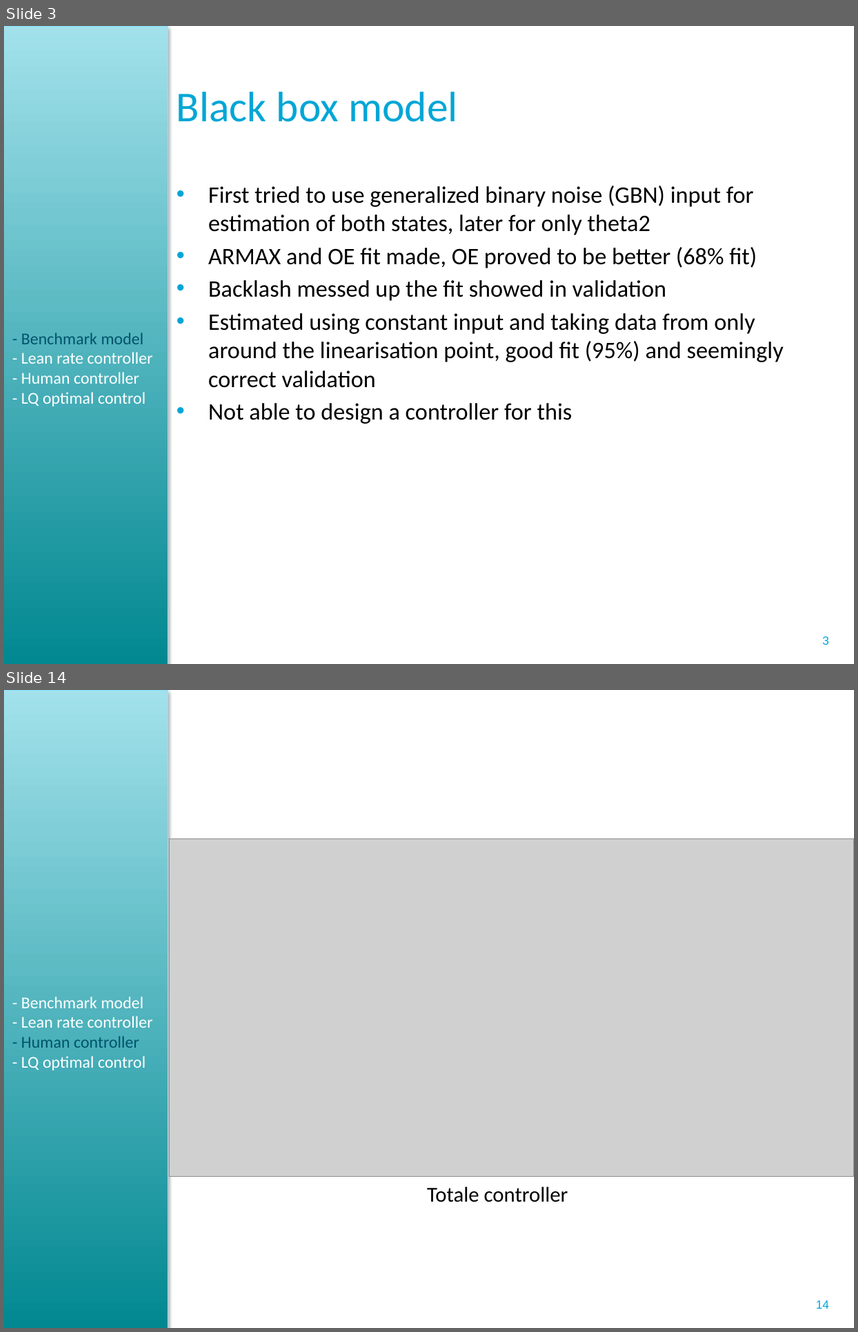
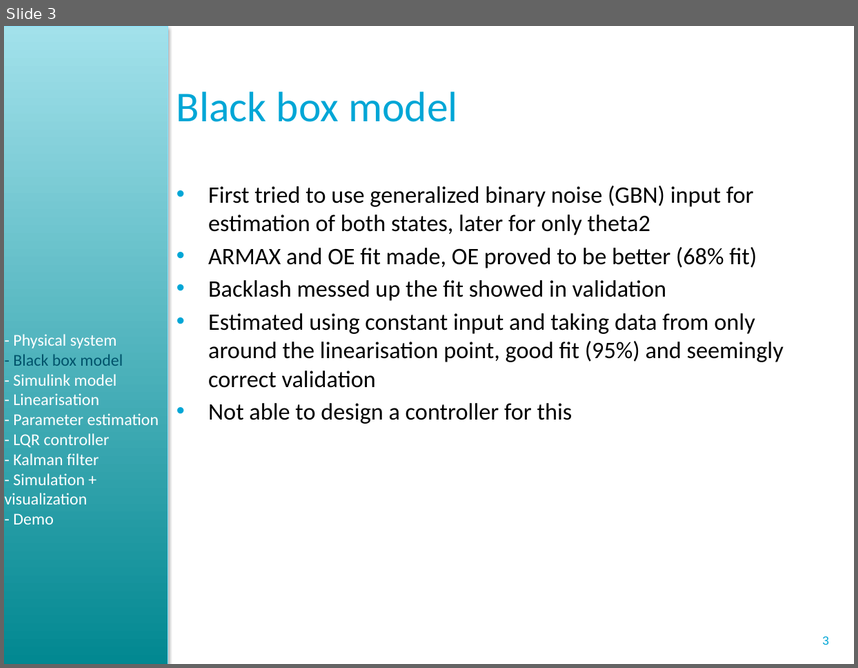
Before and after one commit to ortix/control-system-lab, a slide deck: dick/Presentation/Powerpoint presentatie 22 maart CSL.pptx. Shown one above the other, each under a label of ours: slides 3 and 14 before the commit, slide 3 after it; the slides between them are not shown. The pictures are 858x1332 and 858x668 pixels, drawn with LibreOffice and Linux fonts; fonts in the diff are those of the drawing; grey boxes stand for pictures; background and template pictures are left out. Boxes give left, top, right and bottom in pixels: in the first picture for what was removed or moved away, otherwise in the second. Text is boxed around its words. In the diff, an @@ line names an element or a change of style, - is before the commit and + after.

```diff
--- a/dick/Presentation/Powerpoint presentatie 22 maart CSL.pptx
+++ b/dick/Presentation/Powerpoint presentatie 22 maart CSL.pptx
@@ slide 14 removed at (4,690,854,1328), background #FFFFFF; not listed: 2 template elements that a slide beside it also shows @@
@@ picture removed at (169,839,854,1176) @@
@@ text removed at (21,996,153,1070) @@
-- Benchmark model
-- Lean rate controller
-- Human controller
-- LQ optimal control
@@ text removed at (427,1186,568,1202) @@
-Totale controller
@@ slide 3 changed as well @@
@@ text added at (5,334,159,524), 14 pt, text #FFFFFF @@
+- Physical system
+- Black box model
+- Simulink model
+- Linearisation
+- Parameter estimation
+- LQR controller
+- Kalman filter
+- Simulation + visualization
+- Demo
@@ text removed at (21,332,153,406) @@
-- Benchmark model
-- Lean rate controller
-- Human controller
-- LQ optimal control
```
Also in this commit, not shown: 3 other slides changed, 5 slides added, 20 other slides removed, 3 other files.
